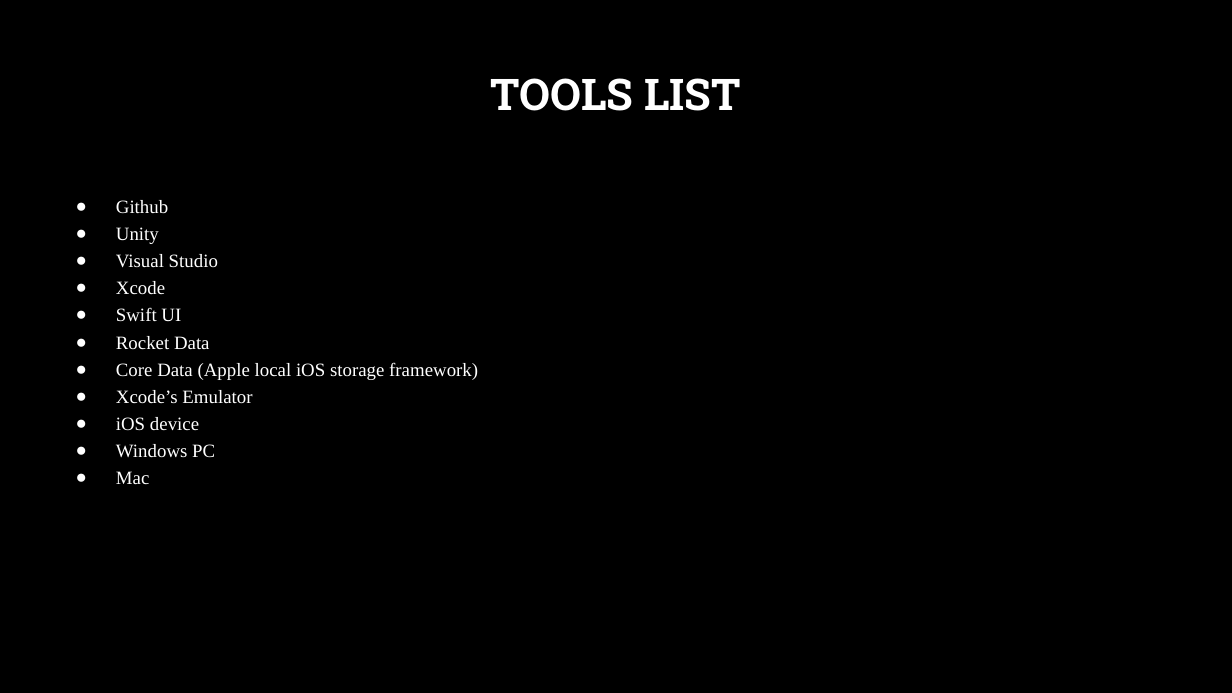
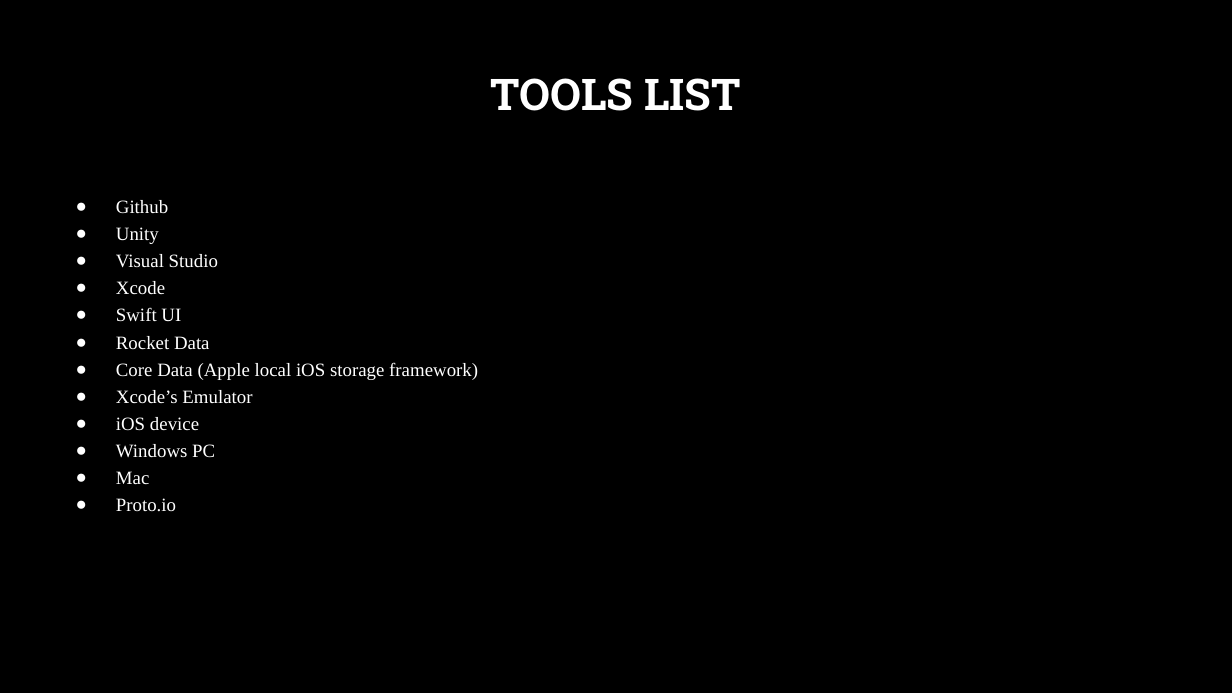
Before and after one commit to steveb1250/Devils_Grip_Proposal, a slide deck: slide 9 of CSC_520_Devils_Grip.pptx (slide 8 before the commit). Drawn at 1232x693 pixels with LibreOffice and Linux fonts; fonts in the diff are those of the drawing; background and template pictures are left out. Boxes give left, top, right and bottom in pixels: in the first picture for what was removed or moved away, otherwise in the second. Text is boxed around its words. In the diff, an @@ line names an element or a change of style, - is before the commit and + after.

```diff
--- a/CSC_520_Devils_Grip.pptx
+++ b/CSC_520_Devils_Grip.pptx
@@ text at bbox=[116, 498, 176, 512]: paragraph added @@
+● Proto.io
```
Also in this commit, not shown: 6 other slides changed, 2 slides added, 1 slide removed, 1 other file.
